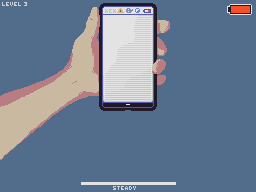
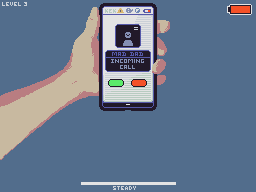
Before/after of a 256 x 192 layered artwork. What changed in the layer stack:
added layer "Layer 17" in group "PhoneScreen" over 105, 24, 151, 87
